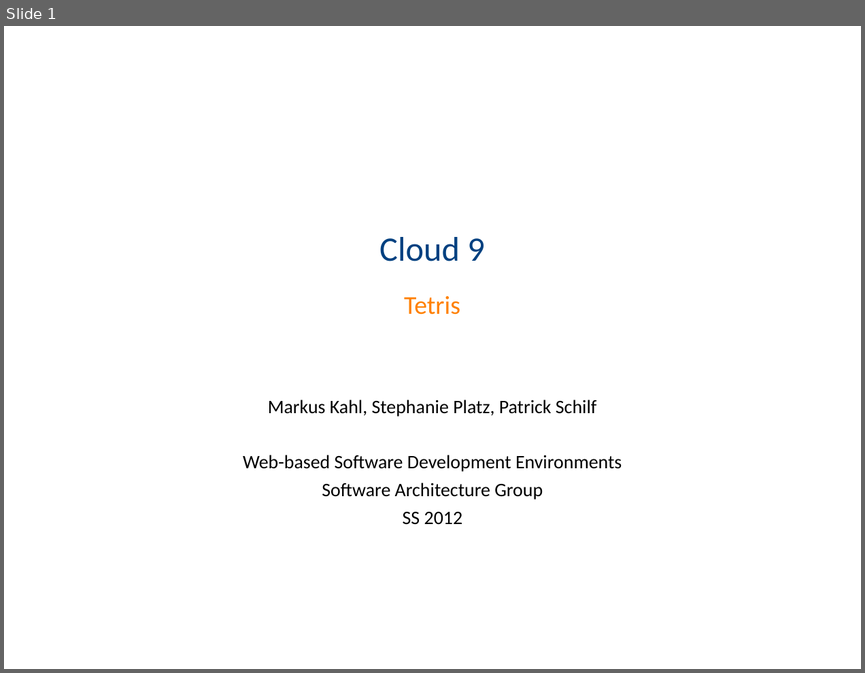
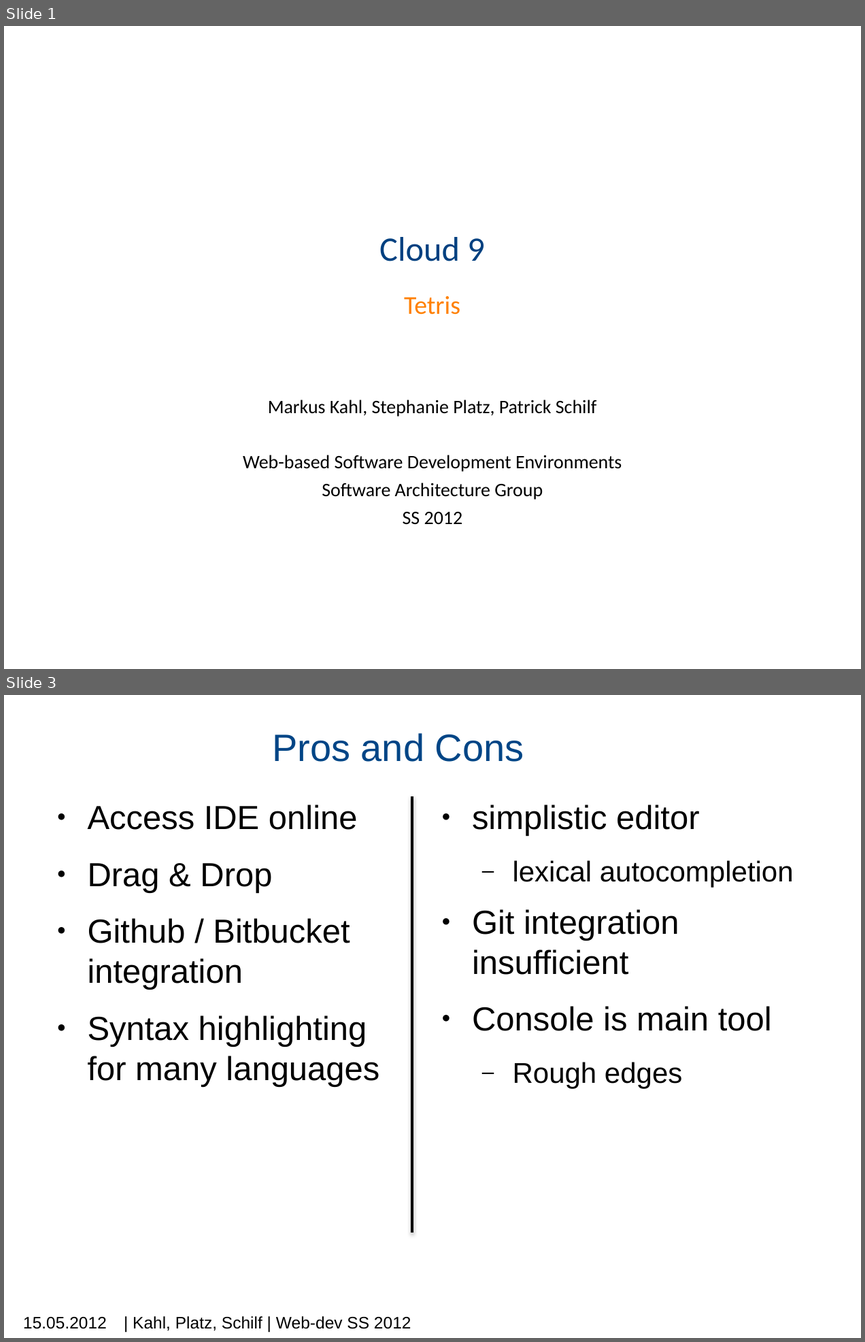
Before and after one commit to machisuji/webdev-spm, a slide deck: seminar/presentation/mps.pptx. Shown one above the other, each under a label of ours: slide 1 before the commit, slides 1 and 3 after it; the slides between them are not shown. The pictures are 865x673 and 865x1342 pixels, drawn with LibreOffice and Linux fonts; fonts in the diff are those of the drawing; background and template pictures are left out. Boxes give left, top, right and bottom in pixels: in the first picture for what was removed or moved away, otherwise in the second. Text is boxed around its words. In the diff, an @@ line names an element or a change of style, - is before the commit and + after.

```diff
--- a/seminar/presentation/mps.pptx
+++ b/seminar/presentation/mps.pptx
@@ slide 3 added at (x1=4, y1=695, x2=861, y2=1338), background #FFFFFF @@
@@ title added at (x1=272, y1=733, x2=524, y2=762), 32 pt, text #004586 @@
+Pros and Cons
@@ line added from (412, 796) to (412, 1232), #000000 2 pt @@
@@ text added at (x1=88, y1=804, x2=379, y2=1087), 28 pt, text #000000 @@
+● Access IDE online
+● Drag & Drop
+● Github / Bitbucket integration
+● Syntax highlighting for many languages
@@ text added at (x1=472, y1=804, x2=793, y2=1088), 28 pt, text #000000 @@
+● simplistic editor
+  – lexical autocompletion
+● Git integration insufficient
+● Console is main tool
+  – Rough edges
@@ text added at (x1=23, y1=1317, x2=107, y2=1329), 14 pt, text #000000 @@
+15.05.2012
@@ text added at (x1=133, y1=1316, x2=411, y2=1330), 14 pt, text #000000 @@
+| Kahl, Platz, Schilf | Web-dev SS 2012
```
Also in this commit, not shown: 2 slides changed, 1 other slide added, 1 other file.
